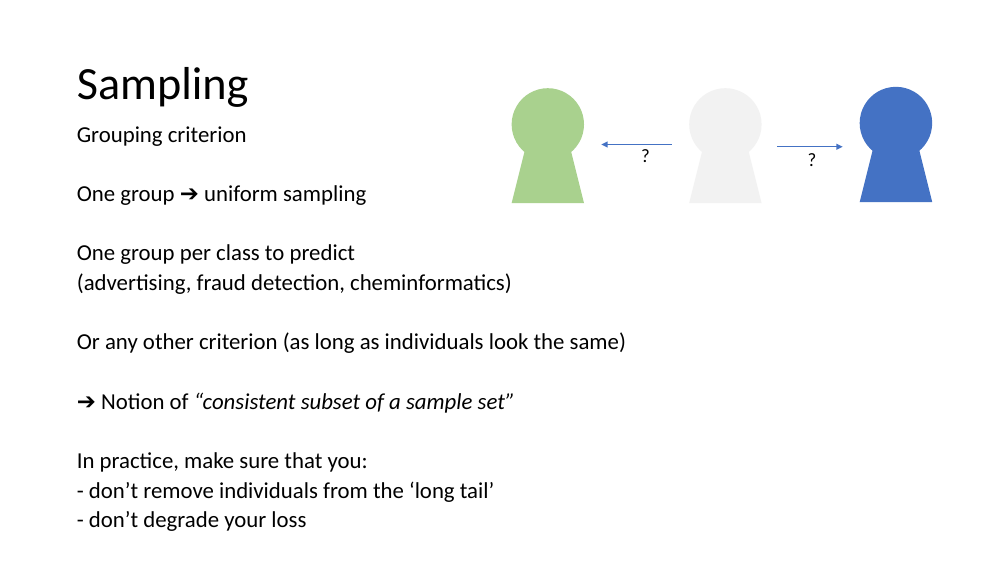
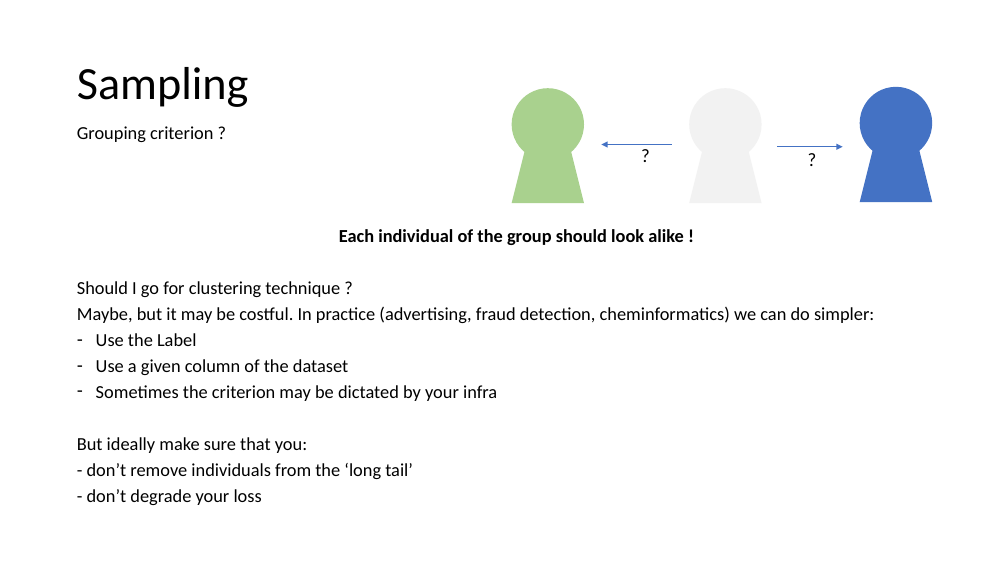
Before and after one commit to criteo-research/master-iasd, a slide deck: slide 11 of module3/session1/class1-part2-local-tricks.pptx (slide 10 before the commit). Drawn at 1008x567 pixels with LibreOffice and Linux fonts; fonts in the diff are those of the drawing. Boxes give left, top, right and bottom in pixels: in the first picture for what was removed or moved away, otherwise in the second. Text is boxed around its words. In the diff, an @@ line names an element or a change of style, - is before the commit and + after.

```diff
--- a/module3/session1/class1-part2-local-tricks.pptx
+++ b/module3/session1/class1-part2-local-tricks.pptx
@@ text at bbox=[77, 126, 874, 453]: text changed; size 21.7 to 17.5 pt @@
-Grouping criterion
-One group ➔ uniform sampling
-One group per class to predict
-(advertising, fraud detection, cheminformatics)
-Or any other criterion (as long as individuals look the same)
-➔ Notion of “consistent subset of a sample set”
-In practice, make sure that you:
+Grouping criterion ?
+Each individual of the group should look alike !
+Should I go for clustering technique ?
+Maybe, but it may be costful. In practice (advertising, fraud detection, cheminformatics) we can do simpler:
+– Use the Label
+– Use a given column of the dataset
+– Sometimes the criterion may be dictated by your infra
+But ideally make sure that you:
@@ text at bbox=[87, 463, 413, 505]: size 21.7 to 17.5 pt in "- don’t remove individuals from the ‘long ...", "- don’t degrade your loss" @@
```
Also in this commit, not shown: 3 other slides changed, 4 slides added, 1 slide removed, 3 other files.
